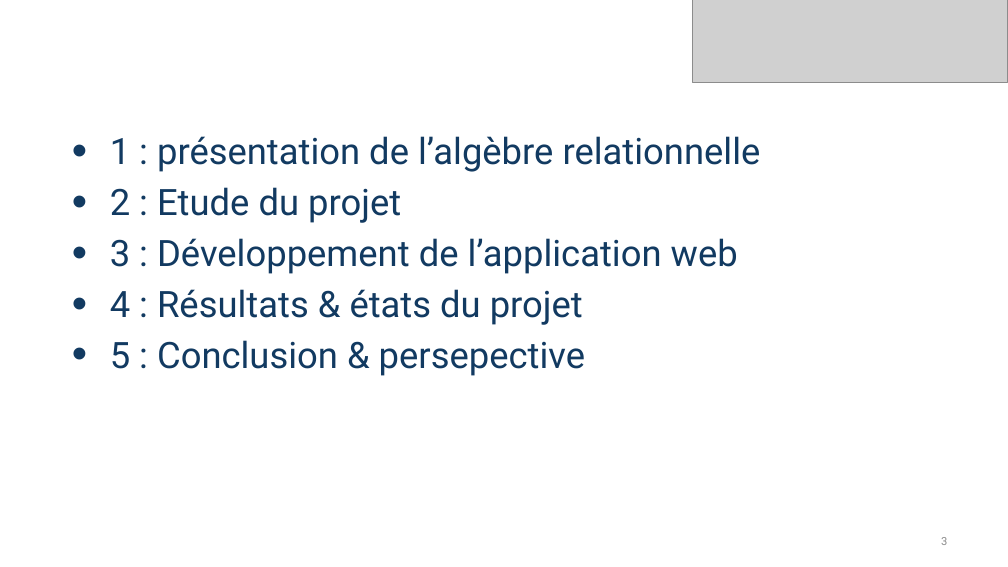
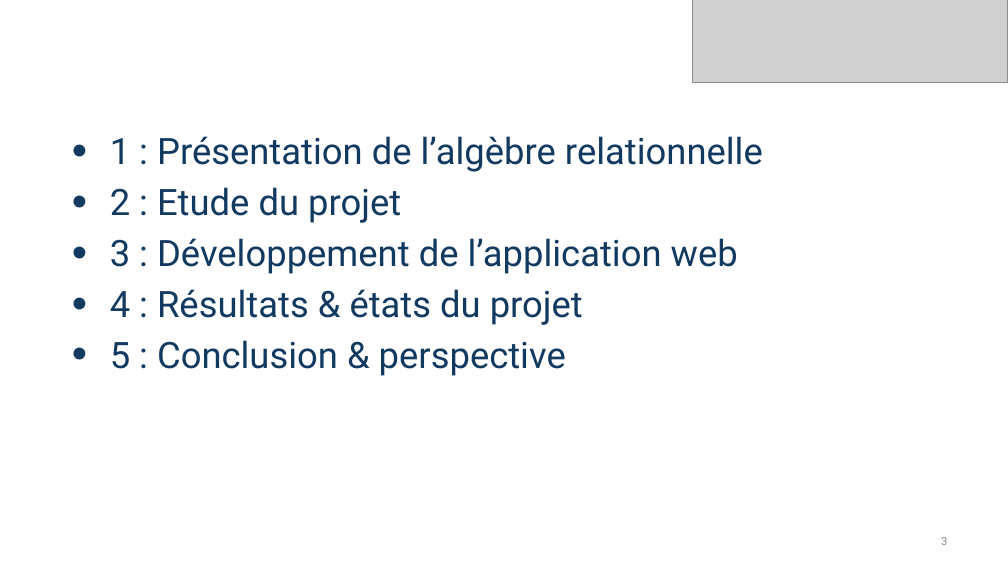
Before and after one commit to ncourvoisier/sar, a slide deck: slide 3 of doc/SoutenanceSAR.pptx. Drawn at 1008x567 pixels with LibreOffice and Linux fonts; fonts in the diff are those of the drawing; grey boxes stand for pictures; background and template pictures are left out. Boxes give left, top, right and bottom in pixels: in the first picture for what was removed or moved away, otherwise in the second. Text is boxed around its words. In the diff, an @@ line names an element or a change of style, - is before the commit and + after.

```diff
--- a/doc/SoutenanceSAR.pptx
+++ b/doc/SoutenanceSAR.pptx
@@ text at bbox=[110, 136, 763, 172]: text changed @@
-• 1 : présentation de l’algèbre relationnelle
+• 1 : Présentation de l’algèbre relationnelle
@@ text at bbox=[110, 340, 566, 376]: text changed @@
-• 5 : Conclusion & persepective
+• 5 : Conclusion & perspective
```
Also in this commit, not shown: 6 other slides changed, 1 slide removed.
